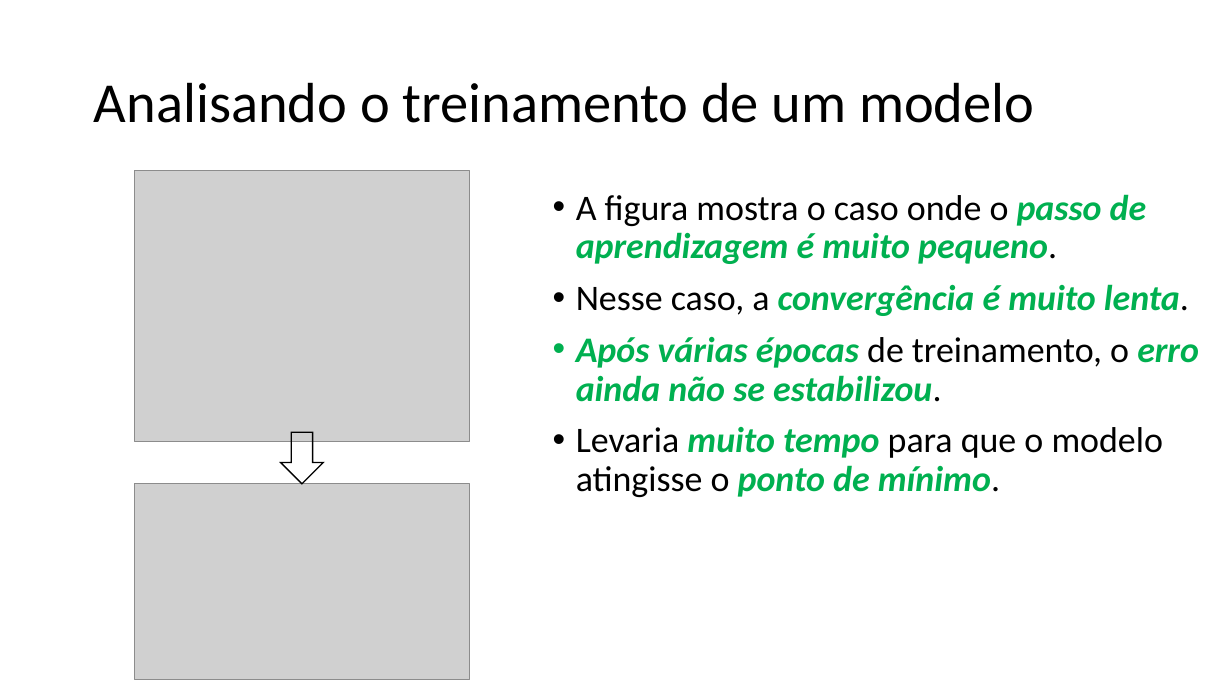
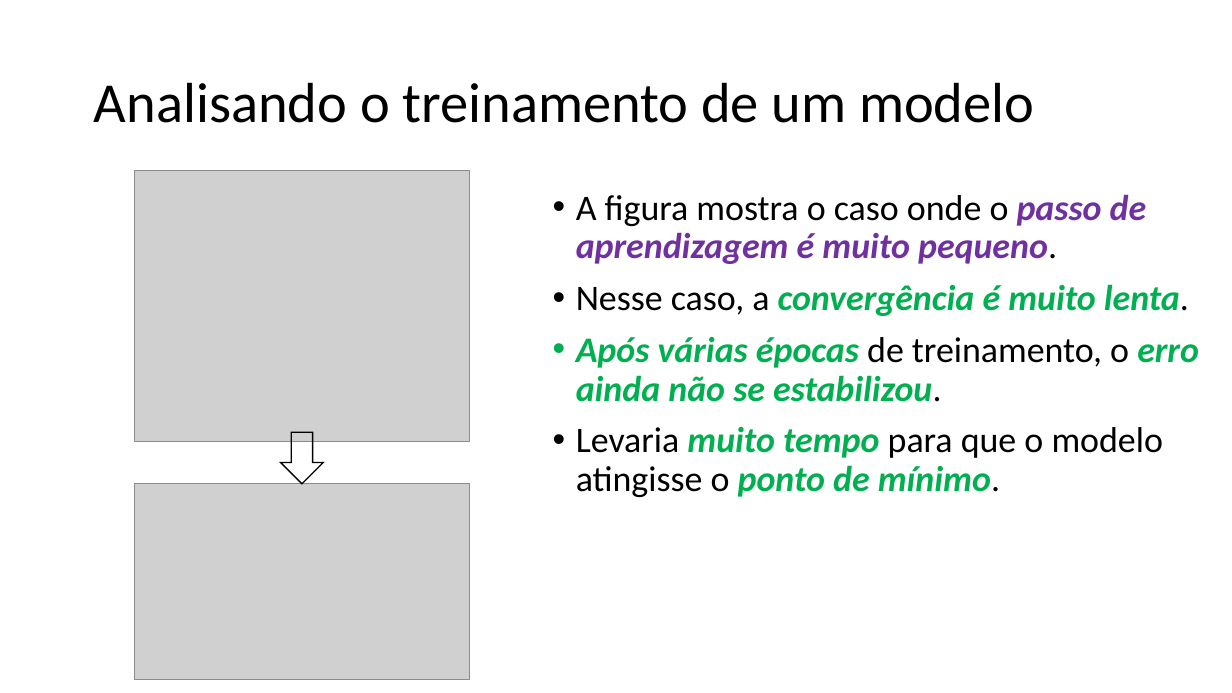
Before and after one commit to zz4fap/t319_aprendizado_de_maquina, a slide deck: slide 15 of slides/T319_Regressão_Linear (Parte III).pptx. Drawn at 1232x693 pixels with LibreOffice and Linux fonts; fonts in the diff are those of the drawing; grey boxes stand for pictures. Boxes give left, top, right and bottom in pixels: in the first picture for what was removed or moved away, otherwise in the second. Text is boxed around its words. In the diff, an @@ line names an element or a change of style, - is before the commit and + after.

```diff
--- a/slides/T319_Regressão_Linear (Parte III).pptx
+++ b/slides/T319_Regressão_Linear (Parte III).pptx
@@ text at (576, 194, 1147, 264): text colour #00B050 to #7030A0 in "passo de aprendizagem é muito pequeno." @@
```
Also in this commit, not shown: 4 other slides changed, 1 slide added, 1 other file.
